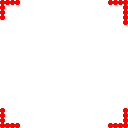
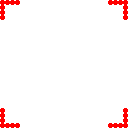
The second 128×128 image is a revision of the first. Changes to its layers:
painted on "Layer 0" over box(123, 20, 128, 25)
